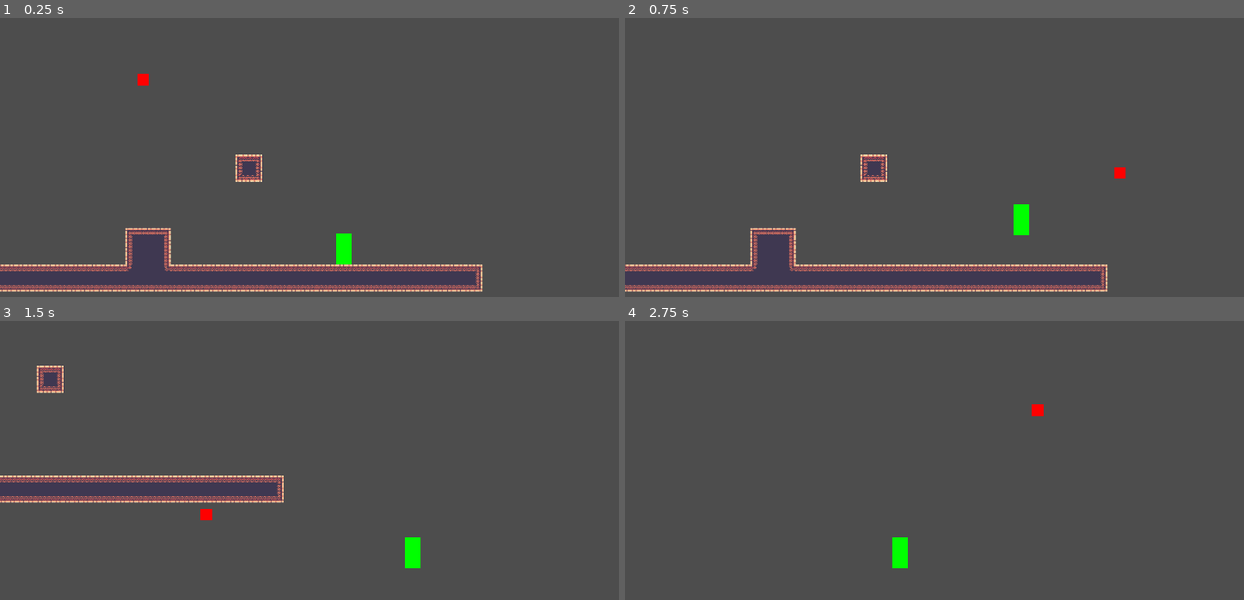
Above: before the commit, frames 1-4 (two rows, left to right).
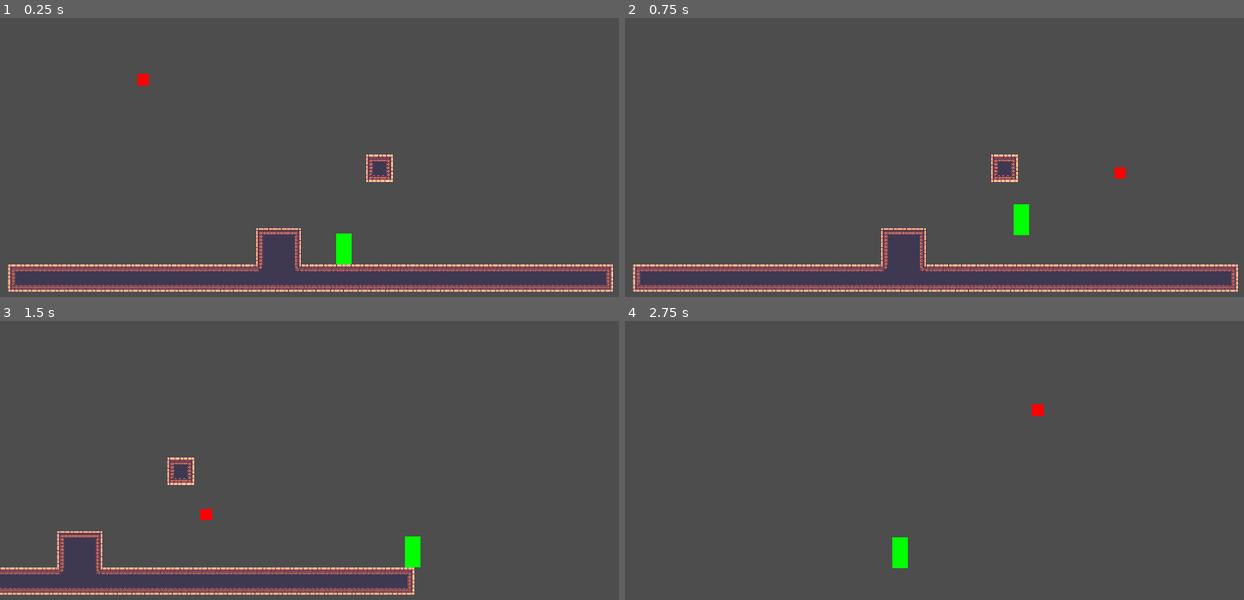
Above: after the commit, the same moments.

Repository: JeriamJito/ProjectWild
Game: Godot game, scene res://stage.tscn
Same seed, same stepped clock (60 frames per second), same inputs: the game is played once before the commit and once after it.
Inputs (mouse positions are in pixels of both pictures, inside the frame that each line leads up to):
- Up to frame 1 (0.25 s): no input
- Up to frame 2 (0.75 s): tap Enter at 0.5 s; move the mouse to (1120, 174) at 0.52 s; hold D (move_right) from 0.53 s (still down); tap Space (jump) at 0.6 s
- Up to frame 3 (1.5 s): keep holding D (move_right); tap Space (jump) at 0.77, 1.07 s; move the mouse to (204, 513) at 1.27 s; click (204, 513) at 1.35 s
- Up to frame 4 (2.75 s): tap Space (jump) at 1.52, 1.55, 1.82, 2.1 s; move the mouse to (1039, 410) at 2.02 s; release D (move_right) at 2.03 s; hold A (move_left) from 2.03 s (still down)

The runs differ from the first frame. In frame 1, 4.0% of the frame differs, in the area x 0-100%, y 48-99%; in frame 2, 4.0%; in frame 3, 5.7%, in the area x 0-68%, y 16-99%; in frame 4, nothing differs.

Commit message:
(update) direction setter

Diff:
--- a/stage.tscn
+++ b/stage.tscn
@@ -18,7 +18,7 @@
 visible = false
 
 [node name="Camera2D" type="Camera2D" parent="." groups=["Camera"]]
-position = Vector2(1435.52, 938.061)
+position = Vector2(980.075, 937.933)
 offset = Vector2(0, -200)
 zoom = Vector2(0.8, 0.8)
 position_smoothing_speed = 10.0
@@ -29,7 +29,7 @@
 editor_draw_drag_margin = true
 
 [node name="Player" parent="." instance=ExtResource("1_6eo5e")]
-position = Vector2(1435.52, 938.061)
+position = Vector2(980.075, 937.933)
 velocity = Vector2(0, 125)
 
 [node name="RemoteTransform2D" parent="Player" index="12"]
--- a/tools/platform_test.gd
+++ b/tools/platform_test.gd
@@ -6,20 +6,23 @@
 @export_tool_button("Generate Jump Path") var jump_path_button = jump_path_create
 @export_tool_button("Clear Lines") var clear_lines_button = clear_lines
 @export_tool_button("Reset Position") var reset_position_button = reset_position
+@export_enum("Left:-1", "Right:1") var test_direction : int = -1
 
 @onready var position_timer: Timer = %PositionTimer
 
+var _default_position := Vector2.ZERO
 var _draw_points : Array
 
 func jump_path_create() -> void:
+	_default_position = global_position
 	_draw_points = [global_position]
 	get_parent().change_state.emit(STATES.JUMPING)
-	get_parent().direction = 1.0
+	get_parent().direction = test_direction
 	position_timer.start()
 
 
 func reset_position() -> void:
-	get_parent().global_position = Vector2.ZERO
+	get_parent().global_position = _default_position
 
 
 func clear_lines() -> void:
@@ -27,18 +30,18 @@
 	for i in range(temp_nodes.size()):
 		temp_nodes[i].queue_free()
 
+
 func _on_position_timer_timeout() -> void:
+	_draw_points.append(global_position)
 	if get_parent().is_on_floor():
 		get_parent().direction = 0.0
 		draw_trajectory()
 		return
 
-	_draw_points.append(global_position)
 	position_timer.start()
 
 
 func draw_trajectory() -> void:
-	print("drawing")
 	var new_line := Line2D.new()
 	new_line.add_to_group("Temp")
 	for i in range(_draw_points.size()):
